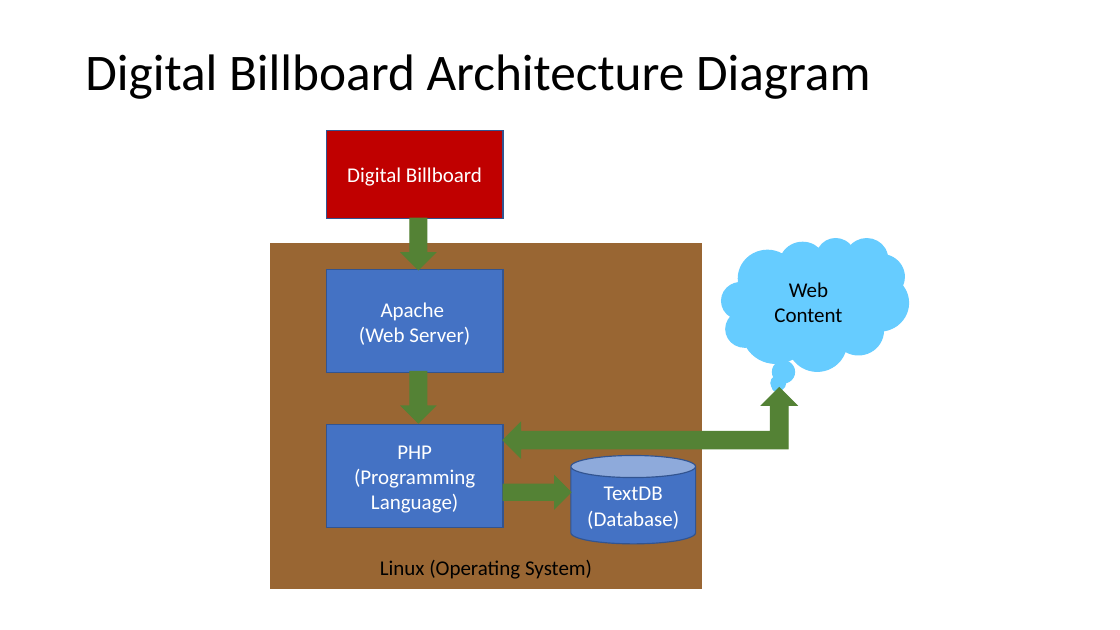
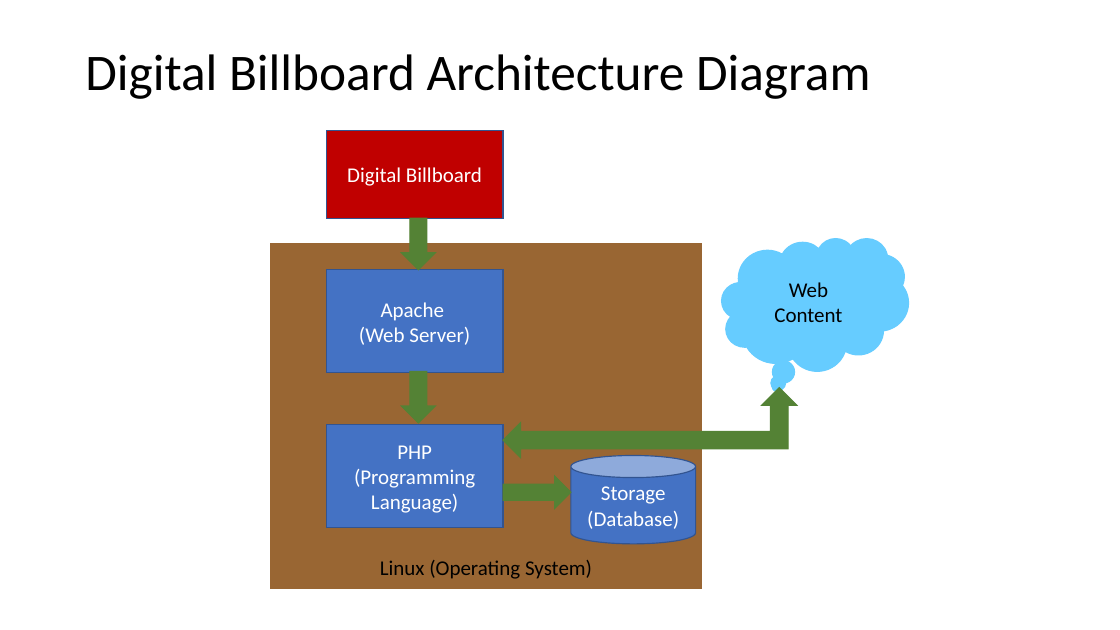
Before and after one commit to mjmccull0/csc340, a slide deck: slide 1 of docs/architecture.pptx. Drawn at 1120x630 pixels with LibreOffice and Linux fonts; fonts in the diff are those of the drawing. Boxes give left, top, right and bottom in pixels: in the first picture for what was removed or moved away, otherwise in the second. Text is boxed around its words. In the diff, an @@ line names an element or a change of style, - is before the commit and + after.

```diff
--- a/docs/architecture.pptx
+++ b/docs/architecture.pptx
@@ text in cylinder at (x1=601, y1=486, x2=666, y2=504): text changed @@
-TextDB
+Storage
```
Also in this commit, not shown: 4 other files.
